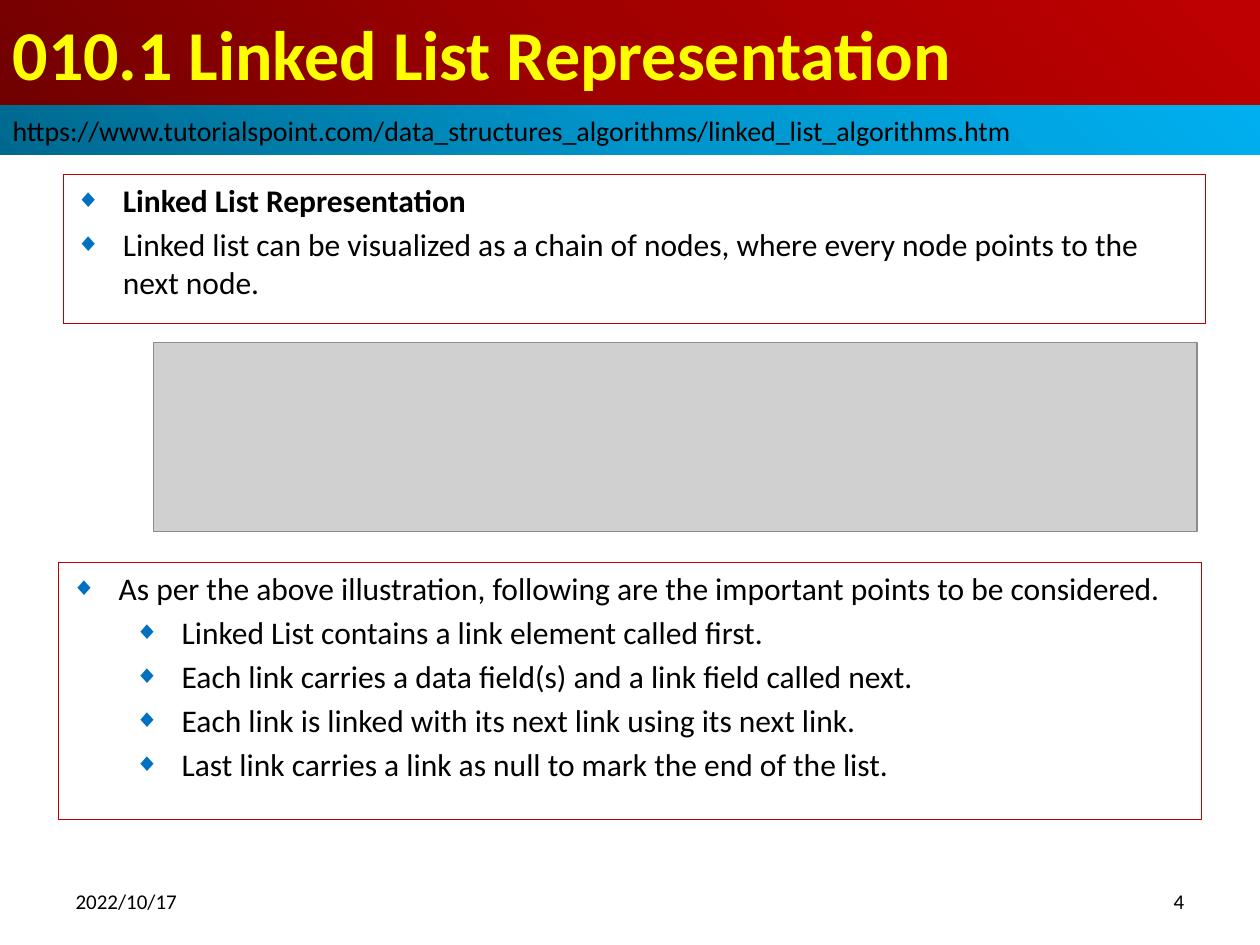
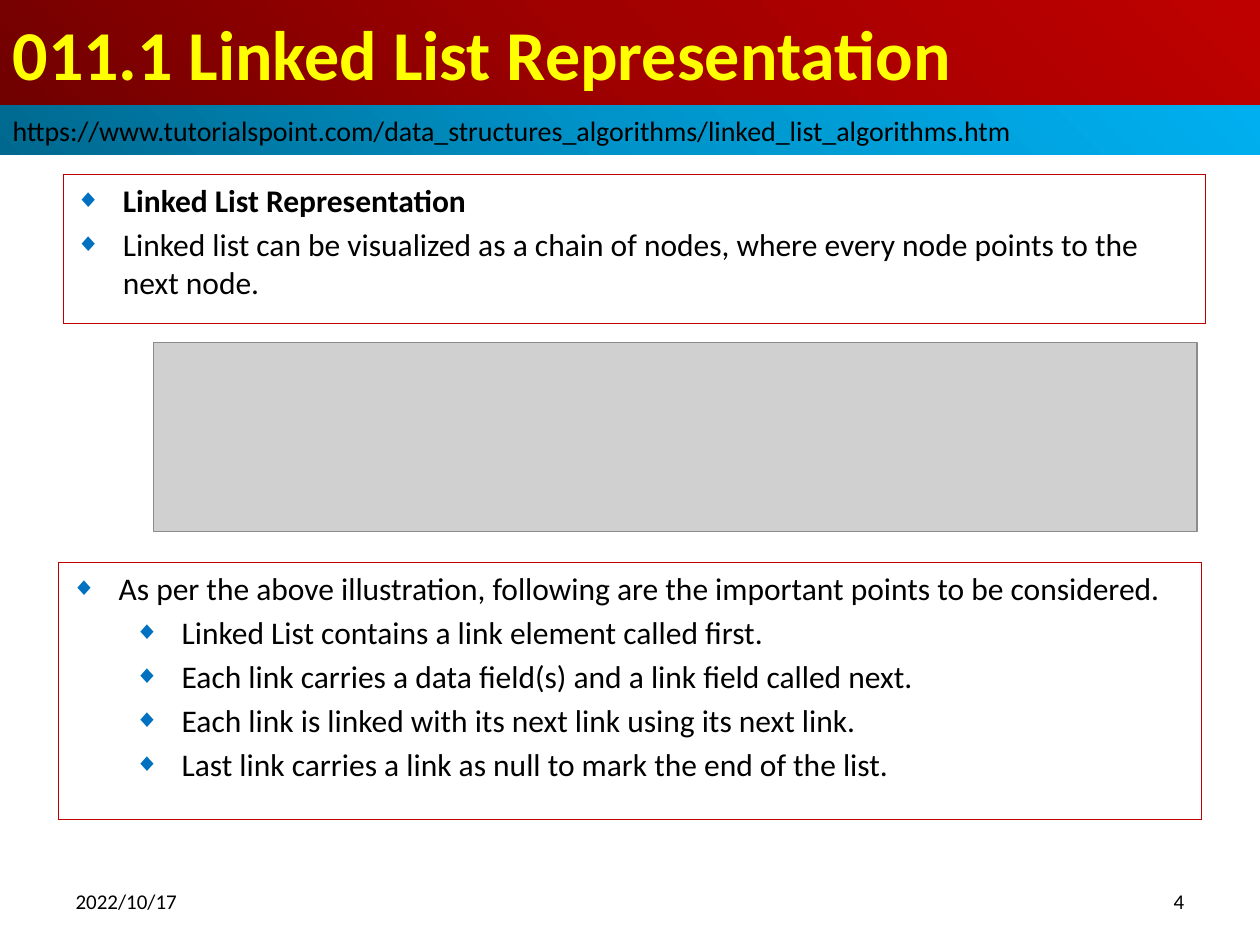
Before and after one commit to peterhchen/012_DataStructure, a slide deck: slide 4 of 011_01_LinkedList_C.pptx. Drawn at 1260x945 pixels with LibreOffice and Linux fonts; fonts in the diff are those of the drawing; grey boxes stand for pictures. Boxes give left, top, right and bottom in pixels: in the first picture for what was removed or moved away, otherwise in the second. Text is boxed around its words. In the diff, an @@ line names an element or a change of style, - is before the commit and + after.

```diff
--- a/011_01_LinkedList_C.pptx
+++ b/011_01_LinkedList_C.pptx
@@ title at [13,30,951,91]: text changed @@
-010.1 Linked List Representation
+011.1 Linked List Representation
```
Also in this commit, not shown: 6 other files.
